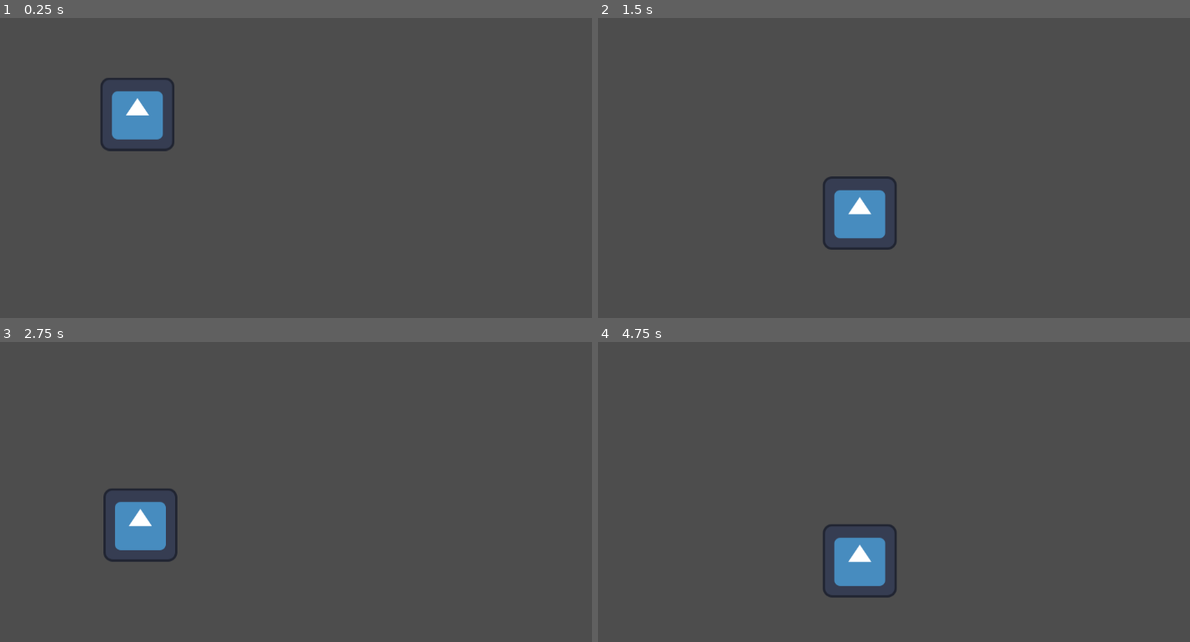
Above: before the commit, frames 1-4 (two rows, left to right).
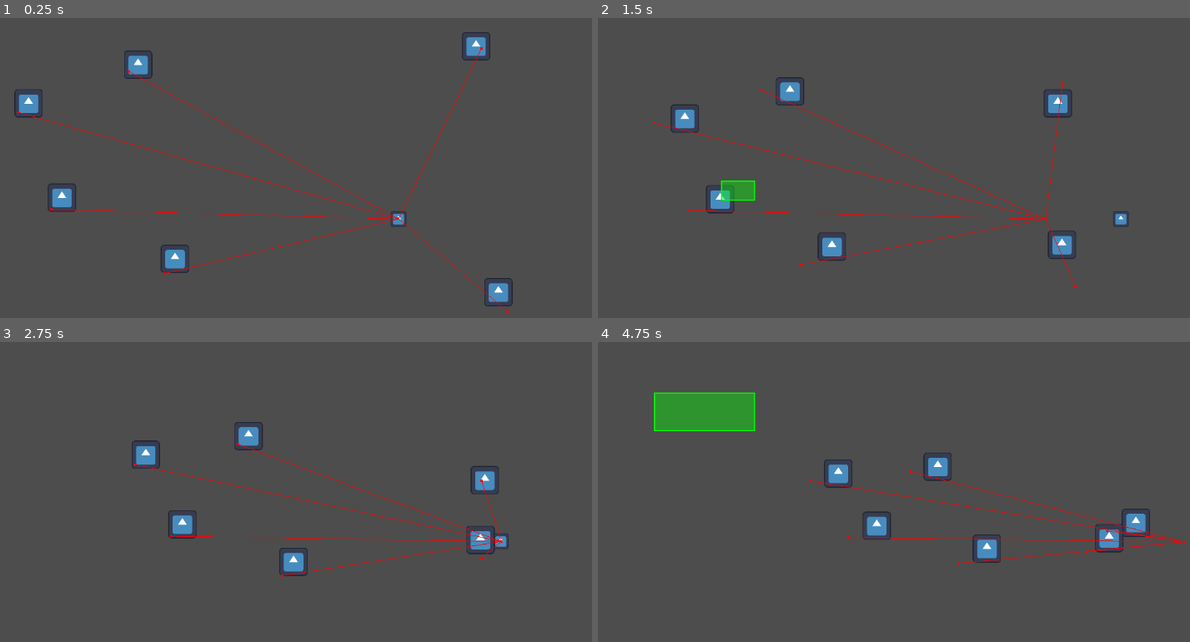
Above: after the commit, the same moments.

Repository: holonkai/GAMEJAM
Game: Godot game, scene res://node_2d.tscn
Two runs of this game, one before a commit and one after it. Both use one fixed random seed, a clock stepped at 60 frames per second and the inputs below. Before the commit the project starts from res://main.tscn. The engine's default icon, where the game draws it, is replaced by a stand-in: a white triangle on a blue panel in a dark square.
Inputs (mouse positions are in pixels of both pictures, inside the frame that each line leads up to):
- Up to frame 1 (0.25 s): no input
- Up to frame 2 (1.5 s): tap Enter (ui_accept) at 0.5, 0.6, 0.77, 1.07 s; move the mouse to (1000, 141) at 0.52 s; hold Right (ui_right) 0.53-1.25 s; click (1000, 141) at 0.67 s; drag from (722, 180) to (822, 237) at 1.27 s
- Up to frame 3 (2.75 s): move the mouse to (325, 402) at 2.02 s; hold Left (ui_left) from 2.03 s (still down); tap Enter (ui_accept) at 2.1 s; click (325, 402) at 2.17 s
- Up to frame 4 (4.75 s): release Left (ui_left) at 2.75 s; drag from (822, 561) to (657, 429) at 2.77 s; move the mouse to (1053, 540) at 3.52 s; hold Right (ui_right) 3.53-4.25 s; tap Enter (ui_accept) at 3.6, 3.77, 4.07 s; click (1053, 540) at 3.67 s; drag from (657, 429) to (757, 390) at 4.27 s

The runs differ from the first frame. In frame 1, 4.5% of the frame differs, in the area x 2-87%, y 4-99%; in frame 2, 4.6%; in frame 3, 4.2%; in frame 4, 6.4%, in the area x 9-100%, y 16-86%.

Commit message:
SELECTION POG

Diff:
--- /dev/null
+++ b/I'msad.gd
@@ -0,0 +1,3 @@
+extends Node2D
+func _draw() -> void:
+	draw_circle(Vector2(0,0),40,Color.RED)
--- a/character_body_2d.gd
+++ b/character_body_2d.gd
@@ -6,14 +6,11 @@
 
 
 func _physics_process(delta: float) -> void:
-	# Add the gravity.
-	if not is_on_floor():
-		velocity += get_gravity() * delta
-
-	# Handle jump.
-	if Input.is_action_just_pressed("ui_accept") and is_on_floor():
-		velocity.y = JUMP_VELOCITY
-
+	var Diry=Input.get_axis("ui_up","ui_down")
+	if(Diry):
+		velocity.y=Diry*SPEED
+	else:
+		velocity.y=move_toward(velocity.y,0,SPEED)
 	# Get the input direction and handle the movement/deceleration.
 	# As good practice, you should replace UI actions with custom gameplay actions.
 	var direction := Input.get_axis("ui_left", "ui_right")
--- a/main.tscn
+++ /dev/null
@@ -1,31 +0,0 @@
-[gd_scene load_steps=5 format=3 uid="uid://1wtx3ew7y6d4"]
-
-[ext_resource type="Script" uid="uid://3c65oux4o45g" path="res://character_body_2d.gd" id="1_0xm2m"]
-[ext_resource type="Texture2D" uid="uid://cbldfhx6iiq5c" path="res://icon.svg" id="2_h2yge"]
-
-[sub_resource type="CircleShape2D" id="CircleShape2D_1bvp3"]
-radius = 88.2043
-
-[sub_resource type="RectangleShape2D" id="RectangleShape2D_0xm2m"]
-size = Vector2(1047, 20)
-
-[node name="Node2D" type="Node2D"]
-
-[node name="CharacterBody2D" type="CharacterBody2D" parent="."]
-position = Vector2(9, 4)
-script = ExtResource("1_0xm2m")
-
-[node name="CollisionShape2D" type="CollisionShape2D" parent="CharacterBody2D"]
-position = Vector2(353, 212)
-shape = SubResource("CircleShape2D_1bvp3")
-
-[node name="Icon" type="Sprite2D" parent="CharacterBody2D"]
-position = Vector2(357, 210.5)
-scale = Vector2(1, 0.992188)
-texture = ExtResource("2_h2yge")
-
-[node name="StaticBody2D" type="StaticBody2D" parent="."]
-position = Vector2(558, 555)
-
-[node name="CollisionShape2D" type="CollisionShape2D" parent="StaticBody2D"]
-shape = SubResource("RectangleShape2D_0xm2m")
--- /dev/null
+++ b/minion.tscn
@@ -0,0 +1,31 @@
+[gd_scene load_steps=4 format=3 uid="uid://wsbyuab5gqmv"]
+
+[ext_resource type="Script" uid="uid://cf2med7k4bkni" path="res://player.gd" id="1_20mgi"]
+[ext_resource type="Texture2D" uid="uid://cbldfhx6iiq5c" path="res://icon.svg" id="2_777tc"]
+
+[sub_resource type="CircleShape2D" id="CircleShape2D_q6r6c"]
+radius = 26.0192
+
+[node name="Minion" type="CharacterBody2D" groups=["selectableUnits"]]
+script = ExtResource("1_20mgi")
+
+[node name="Icon" type="Sprite2D" parent="."]
+position = Vector2(-1, -21)
+scale = Vector2(0.382813, 0.382813)
+texture = ExtResource("2_777tc")
+
+[node name="CollisionShape2D" type="CollisionShape2D" parent="."]
+position = Vector2(-2, -22)
+shape = SubResource("CircleShape2D_q6r6c")
+
+[node name="NavigationAgent2D" type="NavigationAgent2D" parent="."]
+path_desired_distance = 3.0
+target_desired_distance = 3.0
+path_postprocessing = 1
+debug_enabled = true
+
+[node name="Timer" type="Timer" parent="."]
+wait_time = 0.83
+autostart = true
+
+[connection signal="timeout" from="Timer" to="." method="_on_timer_timeout"]
--- a/node_2d.tscn
+++ b/node_2d.tscn
@@ -1,26 +1,78 @@
-[gd_scene load_steps=3 format=3 uid="uid://dg3x7mpdefapg"]
+[gd_scene load_steps=8 format=3 uid="uid://dg3x7mpdefapg"]
 
+[ext_resource type="Script" uid="uid://3c65oux4o45g" path="res://character_body_2d.gd" id="1_0hol4"]
 [ext_resource type="Texture2D" uid="uid://ituvwh1w0aos" path="res://mars-dunes-8col-16bit565-2.png" id="1_wtcfe"]
+[ext_resource type="Texture2D" uid="uid://cbldfhx6iiq5c" path="res://icon.svg" id="3_0hol4"]
+[ext_resource type="PackedScene" uid="uid://wsbyuab5gqmv" path="res://minion.tscn" id="4_0hol4"]
+[ext_resource type="Script" uid="uid://ycak2q2r7es6" path="res://unit_selector.gd" id="5_q6r6c"]
 
-[sub_resource type="RectangleShape2D" id="RectangleShape2D_y32ns"]
+[sub_resource type="CircleShape2D" id="CircleShape2D_0hol4"]
+radius = 51.1693
+
+[sub_resource type="NavigationPolygon" id="NavigationPolygon_q6r6c"]
+vertices = PackedVector2Array(792.867, 473, -341.938, 473, -335.047, -151.008, 777.117, -154.977)
+polygons = Array[PackedInt32Array]([PackedInt32Array(0, 1, 2, 3)])
+outlines = Array[PackedVector2Array]([PackedVector2Array(-340, -156, -347, 478, 798, 478, 782, -160)])
+agent_radius = 5.0
 
 [node name="main" type="Node2D"]
 
-[node name="player" type="CharacterBody2D" parent="."]
-position = Vector2(2, 0)
+[node name="CharacterBody2D" type="CharacterBody2D" parent="."]
+position = Vector2(821.5, 421.5)
+scale = Vector2(0.210938, 0.210938)
+script = ExtResource("1_0hol4")
 
-[node name="Sprite2D2" type="Sprite2D" parent="player"]
+[node name="Goal" type="Sprite2D" parent="CharacterBody2D"]
+texture = ExtResource("3_0hol4")
 
-[node name="CollisionShape2D" type="CollisionShape2D" parent="player"]
-scale = Vector2(64, 32)
-shape = SubResource("RectangleShape2D_y32ns")
+[node name="CollisionShape2D" type="CollisionShape2D" parent="CharacterBody2D"]
+shape = SubResource("CircleShape2D_0hol4")
 
 [node name="ParallaxBackground" type="ParallaxBackground" parent="."]
+visible = false
 
 [node name="ParallaxLayer" type="ParallaxLayer" parent="ParallaxBackground"]
 motion_scale = Vector2(0.5, 0.5)
 
 [node name="Sprite2D" type="Sprite2D" parent="ParallaxBackground/ParallaxLayer"]
-position = Vector2(-50.9998, 70)
-scale = Vector2(20, 10)
+position = Vector2(579, 324)
+scale = Vector2(4.08627, 2.195)
 texture = ExtResource("1_wtcfe")
+
+[node name="Minion" parent="." node_paths=PackedStringArray("Goal") instance=ExtResource("4_0hol4")]
+position = Vector2(355, 166)
+Goal = NodePath("../CharacterBody2D")
+
+[node name="Camera2D" type="Camera2D" parent="."]
+position = Vector2(580, 321)
+
+[node name="NavigationRegion2D" type="NavigationRegion2D" parent="."]
+position = Vector2(358, 158)
+navigation_polygon = SubResource("NavigationPolygon_q6r6c")
+
+[node name="Minion2" parent="." node_paths=PackedStringArray("Goal") instance=ExtResource("4_0hol4")]
+position = Vector2(221, 405)
+Goal = NodePath("../CharacterBody2D")
+
+[node name="Minion3" parent="." node_paths=PackedStringArray("Goal") instance=ExtResource("4_0hol4")]
+position = Vector2(965, 126)
+Goal = NodePath("../CharacterBody2D")
+
+[node name="Minion4" parent="." node_paths=PackedStringArray("Goal") instance=ExtResource("4_0hol4")]
+position = Vector2(164, 237)
+Goal = NodePath("../CharacterBody2D")
+
+[node name="Minion5" parent="." node_paths=PackedStringArray("Goal") instance=ExtResource("4_0hol4")]
+position = Vector2(417, 516)
+Goal = NodePath("../CharacterBody2D")
+
+[node name="Minion6" parent="." node_paths=PackedStringArray("Goal") instance=ExtResource("4_0hol4")]
+position = Vector2(1010, 582)
+Goal = NodePath("../CharacterBody2D")
+
+[node name="Control" type="Control" parent="."]
+layout_mode = 3
+anchors_preset = 0
+offset_right = 40.0
+offset_bottom = 40.0
+script = ExtResource("5_q6r6c")
--- a/player.gd
+++ b/player.gd
@@ -1 +1,19 @@
 extends CharacterBody2D
+const moveSpeed=5000.0
+
+@export var Goal: Node = null
+
+func _ready() -> void:
+	$NavigationAgent2D.target_position=Goal.global_position
+
+func _physics_process(delta: float) -> void:
+	if(!$NavigationAgent2D.is_target_reached()):
+		var navPointDirection=to_local($NavigationAgent2D.get_next_path_position()).normalized()
+		velocity= navPointDirection*moveSpeed*delta
+		move_and_slide()
+
+
+
+func _on_timer_timeout() -> void:
+	if $NavigationAgent2D.target_position!=Goal.global_position:
+		$NavigationAgent2D.target_position=Goal.global_position
--- a/project.godot
+++ b/project.godot
@@ -11,6 +11,6 @@
 [application]
 
 config/name="gamejam"
-run/main_scene="uid://1wtx3ew7y6d4"
+run/main_scene="uid://dg3x7mpdefapg"
 config/features=PackedStringArray("4.4", "Forward Plus")
 config/icon="res://icon.svg"
--- /dev/null
+++ b/unit_selector.gd
@@ -0,0 +1,26 @@
+extends Control
+
+var selecting: bool = false
+var dragStart: Vector2
+var selectBox: Rect2
+
+func _input(e: InputEvent) -> void:
+	if e is InputEventMouseButton and e.button_index==MOUSE_BUTTON_LEFT:
+		if(e.pressed):
+			selecting=true
+			dragStart=e.position
+
+		else:
+			selecting=false
+			queue_redraw()
+	elif selecting and e is InputEventMouseMotion:
+		var x_min=min(dragStart.x,e.position.x)
+		var y_min=min(dragStart.y,e.position.y)
+		selectBox=Rect2(x_min,y_min,max(dragStart.x,e.position.x)-x_min,max(dragStart.y,e.position.y)-y_min)
+		queue_redraw()
+
+func _draw():
+
+	if not selecting: return
+	draw_rect(selectBox,Color("#00ff0066"))
+	draw_rect(selectBox,Color('#00ff00'),false,2.0)
Not shown, added: I'msad.gd.uid
Not shown, added: unit_selector.gd.uid
